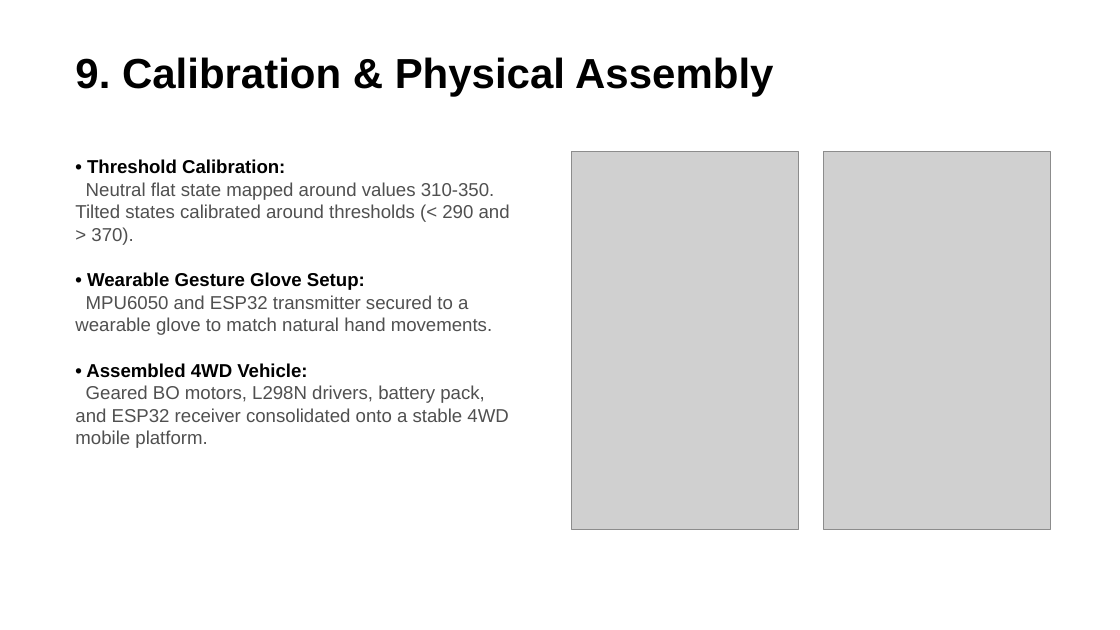
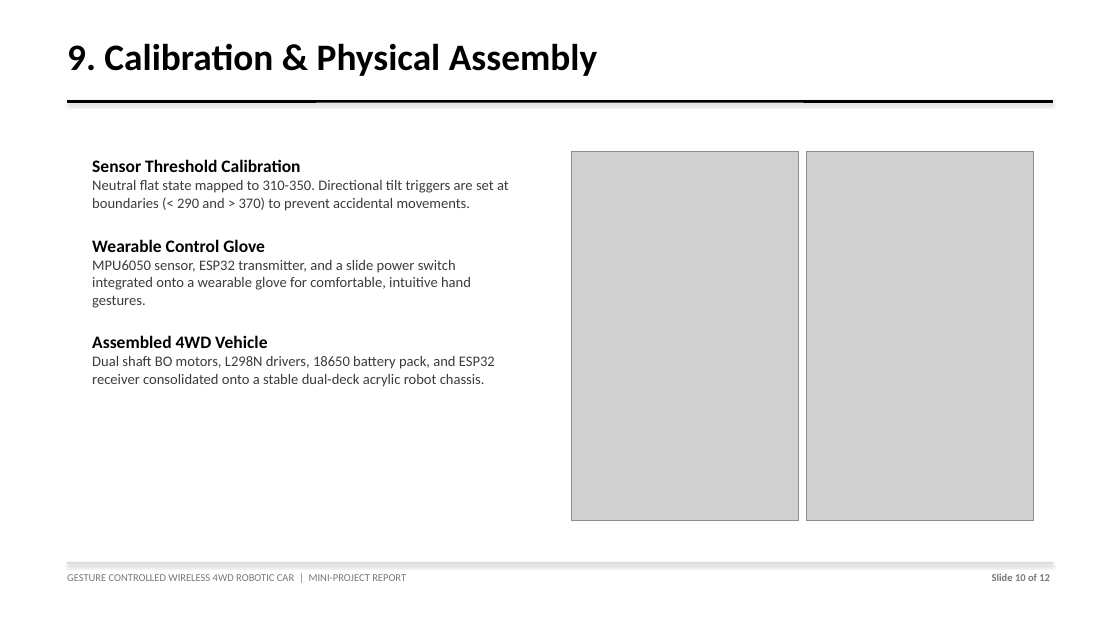
Before and after one commit to Biraj2004/Gesture-Controlled-Car, a slide deck: slide 10 of Gesture-Controlled-Car-Presentation.pptx. Drawn at 1120x630 pixels with LibreOffice and Linux fonts; fonts in the diff are those of the drawing; grey boxes stand for pictures. Boxes give left, top, right and bottom in pixels: in the first picture for what was removed or moved away, otherwise in the second. Text is boxed around its words. In the diff, an @@ line names an element or a change of style, - is before the commit and + after.

```diff
--- a/Gesture-Controlled-Car-Presentation.pptx
+++ b/Gesture-Controlled-Car-Presentation.pptx
@@ text "9. Calibration & Physical Assembly": place and size @@
-text "9. Calibration & Physical Assembly" at [75,57,773,96]
+text "9. Calibration & Physical Assembly" at [67,43,597,76]
@@ text "9. Calibration & Physical Assembly" at [67,43,597,76]: size 36 to 32 pt, font Arial to Calibri @@
@@ rectangle added at [67,101,1053,102], fill #000000, outline #000000 0.75 pt @@
@@ text at [92,159,509,387]: text changed; size 16 to 12.5 pt; font Arial to Calibri; text colour #505050 to #3C3C3C @@
-• Threshold Calibration:
-Neutral flat state mapped around values 310-350. Tilted states calibrated around thresholds (< 290 and > 370).
-• Wearable Gesture Glove Setup:
-MPU6050 and ESP32 transmitter secured to a wearable glove to match natural hand movements.
-• Assembled 4WD Vehicle:
-Geared BO motors, L298N drivers, battery pack, and ESP32 receiver consolidated onto a stable 4WD mobile platform.
+Sensor Threshold Calibration
+Neutral flat state mapped to 310-350. Directional tilt triggers are set at boundaries (< 290 and > 370) to prevent accidental movements.
+Wearable Control Glove
+MPU6050 sensor, ESP32 transmitter, and a slide power switch integrated onto a wearable glove for comfortable, intuitive hand gestures.
+Assembled 4WD Vehicle
+Dual shaft BO motors, L298N drivers, 18650 battery pack, and ESP32 receiver consolidated onto a stable dual-deck acrylic robot chassis.
@@ picture: place and size @@
-picture at [571,151,798,529]
+picture at [571,151,798,521]
@@ picture: place and size @@
-picture at [823,151,1050,529]
+picture at [807,151,1033,521]
@@ rectangle added at [67,563,1053,564], fill #DCDCDC, outline #DCDCDC 0.75 pt @@
@@ text added at [67,574,406,581], 9 pt, text #787878 @@
+GESTURE CONTROLLED WIRELESS 4WD ROBOTIC CAR | MINI-PROJECT REPORT
@@ text added at [992,573,1050,581], 9 pt, text #787878, bold @@
+Slide 10 of 12
```
Also in this commit, not shown: 10 other slides changed, 1 slide added, 1 slide removed, 2 other files.
